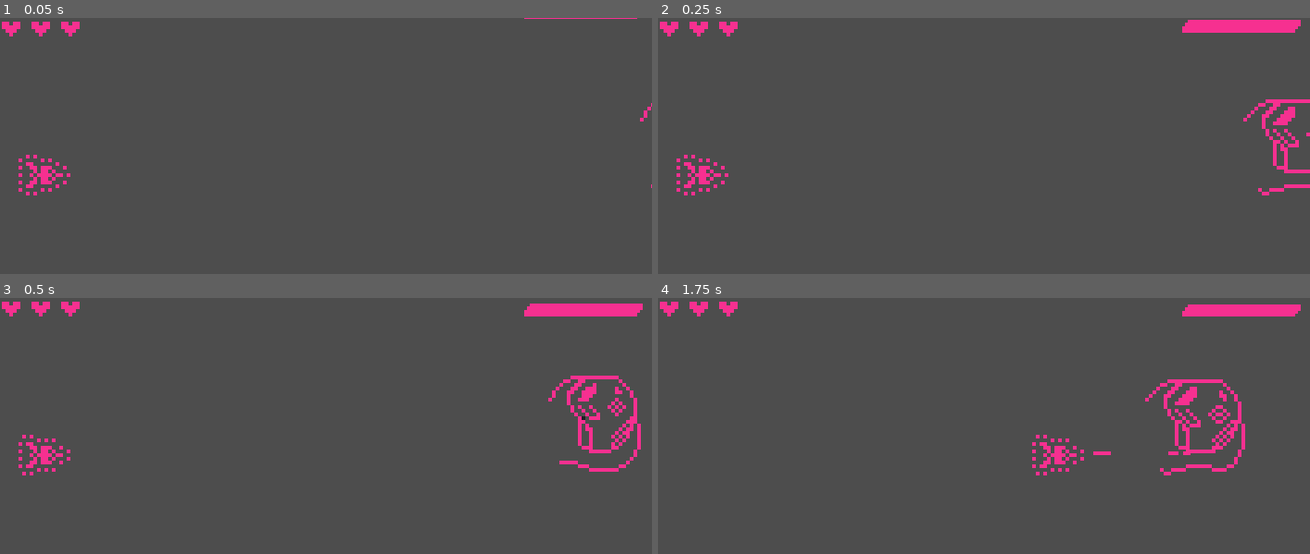
Above: before the commit, frames 1-4 (two rows, left to right).
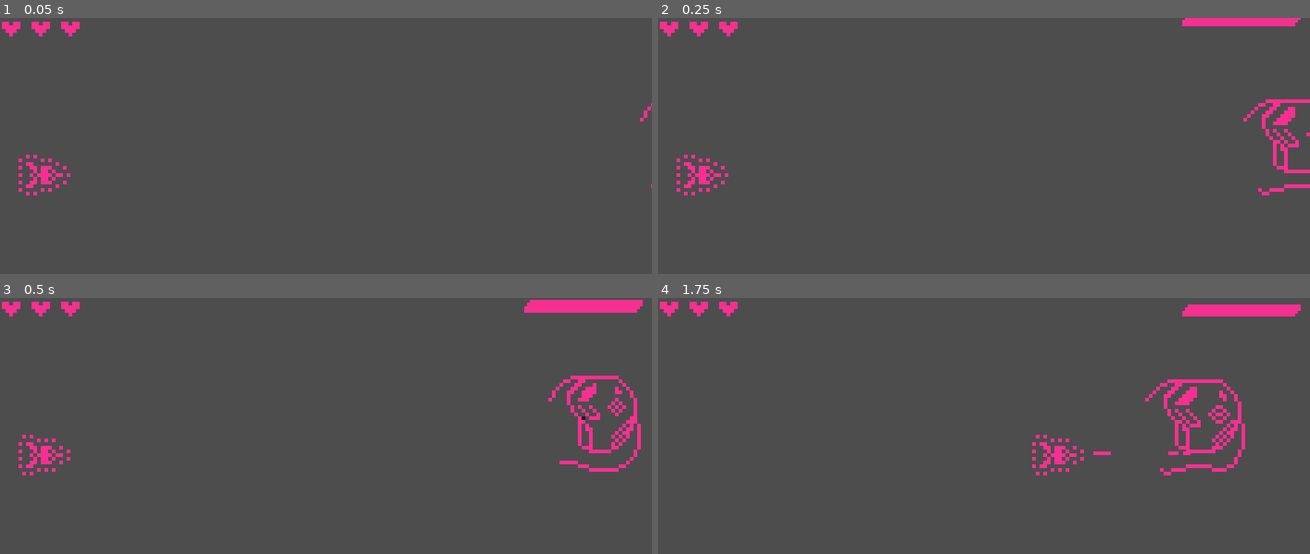
Above: after the commit, the same moments.

Repository: victor-romero-martinez/space-umpact
Game: Godot game, scene res://test/test_room.tscn
Same seed, same stepped clock (60 frames per second), same inputs: the game is played once before the commit and once after it. This scene is started directly instead of the project's main scene.
Inputs:
- Up to frame 1 (0.05 s): no input
- Up to frame 2 (0.25 s): no input
- Up to frame 3 (0.5 s): no input
- Up to frame 4 (1.75 s): tap Enter (ui_accept) at 0.5, 0.77, 1.52 s; hold Right (ui_right) from 0.53 s (still down)

The runs differ from the first frame. In frame 1, less than 0.1% of the frame differs, in the area x 80-98%, y 0-1%; in frame 2, 0.6%, in the area x 80-99%, y 0-6%; in frame 3, 0.5%; in frame 4, nothing differs.

Commit message:
update: connecting signals to health bar

Diff:
--- a/entities/bosss_chunk.tscn
+++ b/entities/bosss_chunk.tscn
@@ -1,11 +1,13 @@
-[gd_scene load_steps=3 format=3 uid="uid://di4g8rw3ut8l0"]
+[gd_scene load_steps=4 format=3 uid="uid://di4g8rw3ut8l0"]
 
 [ext_resource type="PackedScene" uid="uid://dpgv2kbkcbjce" path="res://scenes/utilities/enemy_action.tscn" id="1_dunsv"]
+[ext_resource type="PackedScene" uid="uid://d175njosf45c7" path="res://scenes/utilities/health_bar.tscn" id="2_vcmbl"]
 
 [sub_resource type="RectangleShape2D" id="RectangleShape2D_35ema"]
 size = Vector2(44, 16)
 
 [node name="BosssChunk" type="Node2D"]
+metadata/_edit_lock_ = true
 
 [node name="EnemyAction" parent="." instance=ExtResource("1_dunsv")]
 collision_mask = 4
@@ -19,6 +21,17 @@
 
 [node name="InitialPosition" type="Marker2D" parent="."]
 position = Vector2(189, 34)
+metadata/_edit_lock_ = true
 
 [node name="FinalPosition" type="Marker2D" parent="."]
 position = Vector2(143, 34)
+metadata/_edit_lock_ = true
+
+[node name="HealthFinalPos" type="Marker2D" parent="."]
+position = Vector2(140, 0)
+metadata/_edit_lock_ = true
+
+[node name="HealthBar" parent="." node_paths=PackedStringArray("pos_in_game") instance=ExtResource("2_vcmbl")]
+position = Vector2(140, -7)
+pos_in_game = NodePath("../HealthFinalPos")
+metadata/_edit_lock_ = true
--- a/levels/level_1/boss_chunk.tscn
+++ b/levels/level_1/boss_chunk.tscn
@@ -8,16 +8,6 @@
 size = Vector2(44, 13)
 
 [node name="BossChunk" type="Node2D"]
-
-[node name="HealthBar" parent="." node_paths=PackedStringArray("pos_in_game") instance=ExtResource("1_8wj5q")]
-position = Vector2(140, -7)
-pos_in_game = NodePath("../HealthFinalPos")
-metadata/_edit_lock_ = true
-
-[node name="Boss1" parent="." node_paths=PackedStringArray("initial_position", "final_position") instance=ExtResource("1_6kwli")]
-position = Vector2(197, -2)
-initial_position = NodePath("../InitialPosition")
-final_position = NodePath("../FinalPosition")
 
 [node name="EnemyAction" parent="." instance=ExtResource("2_cmg2v")]
 collision_mask = 4
@@ -41,6 +31,12 @@
 position = Vector2(140, 0)
 metadata/_edit_lock_ = true
 
-[connection signal="activate_fight" from="Boss1" to="HealthBar" method="_on_boss_1_activate_fight"]
-[connection signal="hit" from="Boss1" to="HealthBar" method="_on_boss_1_hit"]
-[connection signal="set_health" from="Boss1" to="HealthBar" method="_on_boss_1_set_health"]
+[node name="HealthBar" parent="." node_paths=PackedStringArray("pos_in_game") instance=ExtResource("1_8wj5q")]
+position = Vector2(140, -7)
+pos_in_game = NodePath("../HealthFinalPos")
+metadata/_edit_lock_ = true
+
+[node name="Boss1" parent="." node_paths=PackedStringArray("initial_position", "final_position") instance=ExtResource("1_6kwli")]
+position = Vector2(220, 39)
+initial_position = NodePath("../InitialPosition")
+final_position = NodePath("../FinalPosition")
--- a/scenes/utilities/health_bar.tscn
+++ b/scenes/utilities/health_bar.tscn
@@ -9,6 +9,7 @@
 script = ExtResource("1_sp1ta")
 
 [node name="Health" type="TextureProgressBar" parent="."]
+unique_name_in_owner = true
 anchors_preset = 1
 anchor_left = 1.0
 anchor_right = 1.0
--- a/scripts/boss.gd
+++ b/scripts/boss.gd
@@ -1,5 +1,6 @@
 @icon("res://assets/icons/skull-and-crossbones.svg")
 extends CharacterBody2D
+class_name BossEenemy
 
 signal hit(val: int)
 signal activate_fight()
--- a/scripts/enemy_action.gd
+++ b/scripts/enemy_action.gd
@@ -1,6 +1,5 @@
 @icon("res://assets/icons/tools.svg")
 extends Area2D
-class_name EnemyAction
 
 #NOTE: use EnemyHealthBox area because is the only visible by other Area2D collision
 
--- a/scripts/health_bar.gd
+++ b/scripts/health_bar.gd
@@ -2,31 +2,42 @@
 extends Node2D
 
 @export var pos_in_game: Marker2D
-@onready var health = $Health
+@onready var health_bar = %Health
 
-var status_health: int = 0
+var boss: BossEenemy
+var status_health_bar: int = 0
 
 
-func _show_healthbar():
+func _ready():
+	var target = get_parent().get_child(-1)
+
+	if target is BossEenemy:
+		boss = target
+		boss.set_health.connect(_on_set_health_bar)
+		boss.activate_fight.connect(_on_activate_fight)
+		boss.hit.connect(_on_hit)
+	else:
+		push_warning('The last component should be bossenemy')
+
+func _show_health_bar():
 	var t = create_tween()
-	t.tween_property(self, 'position', pos_in_game.position, 1.0)\
+	t.tween_property(self, 'position', pos_in_game.position, 2.0)\
 		.set_trans(Tween.TRANS_EXPO)\
 		.set_ease(Tween.EASE_OUT)
 
 
-func _on_boss_1_set_health(val: int):
-	status_health = val
+func _on_set_health_bar(val: int):
+	status_health_bar = val
 
-	health.max_value = status_health
-	health.value = status_health
+	health_bar.max_value = status_health_bar
+	health_bar.value = status_health_bar
 
 
-func _on_boss_1_hit(val: int):
-	status_health -= val
+func _on_hit(val: int):
+	status_health_bar -= val
 
-	health.value = status_health
+	health_bar.value = status_health_bar
 
 
-
-func _on_boss_1_activate_fight():
-	_show_healthbar()
+func _on_activate_fight():
+	_show_health_bar()
